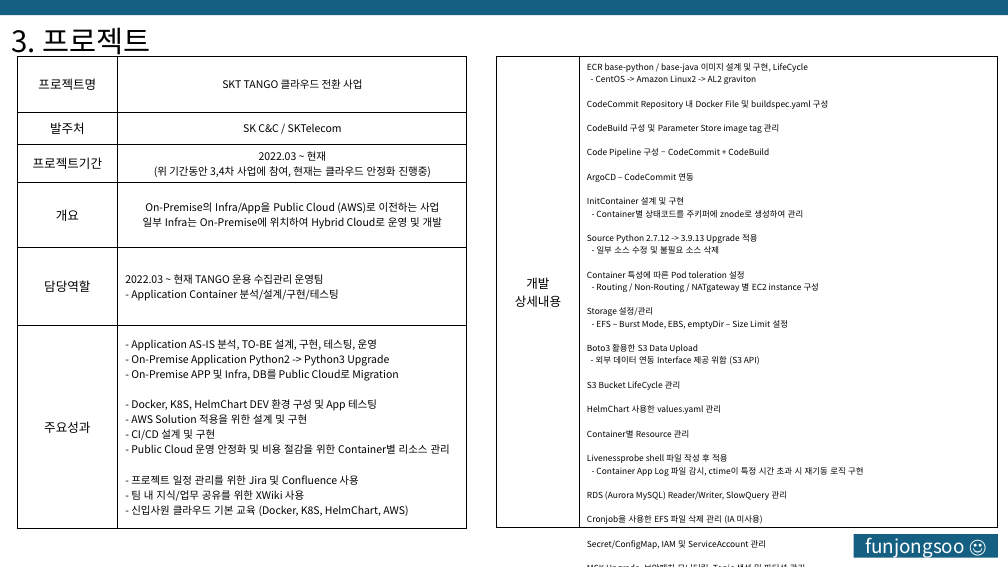
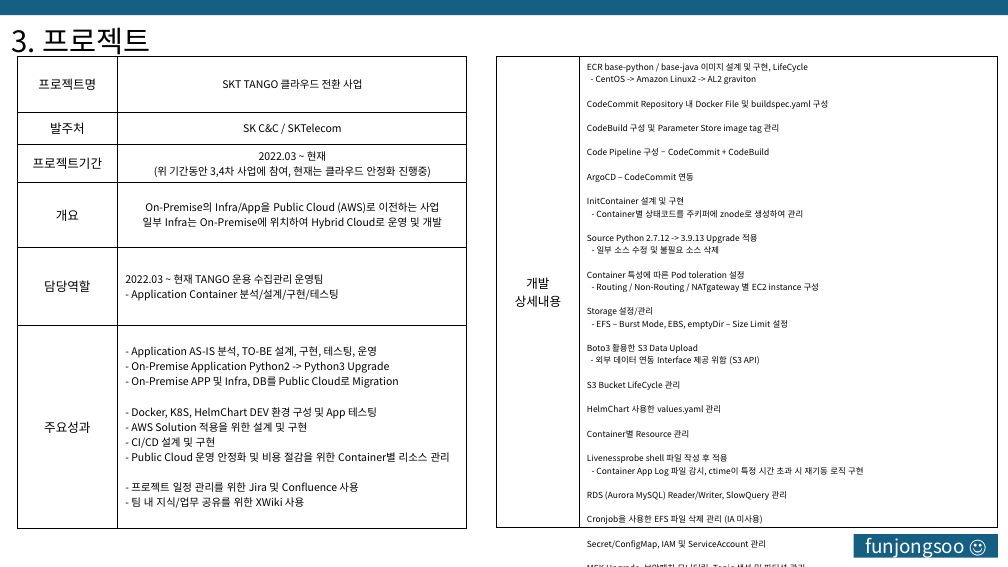
Before and after one commit to only-for-jihye/Repository, a slide deck: slide 6 of 4. Promotion/포트폴리오.pptx. Drawn at 1008x567 pixels with LibreOffice and Linux fonts; fonts in the diff are those of the drawing. Boxes give left, top, right and bottom in pixels: in the first picture for what was removed or moved away, otherwise in the second. Text is boxed around its words. In the diff, an @@ line names an element or a change of style, - is before the commit and + after.

```diff
--- a/4. Promotion/포트폴리오.pptx
+++ b/4. Promotion/포트폴리오.pptx
@@ table at <box>17,57,467,528</box> @@
-row 6, column 2: - Application AS-IS 분석, TO-BE 설계, 구현, 테스팅, 운영 / - On-Premise Application Python2 -> Python3 Upgrade / - On-Premise APP 및 Infra, DB를 Public Cloud로 Migration / - Docker, K8S, HelmChart DEV 환경 구성 및 App 테스팅 / - AWS Solution 적용을 위한 설계 및 구현 / - CI/CD 설계 및 구현 / - Public Cloud 운영 안정화 및 비용 절감을 위한 Container별 리소스 관리 / - 프로젝트 일정 관리를 위한 Jira 및 Confluence 사용 / - 팀 내 지식/업무 공유를 위한 XWiki 사용 / - 신입사원 클라우드 기본 교육 (Docker, K8S, HelmChart, AWS)
+row 6, column 2: - Application AS-IS 분석, TO-BE 설계, 구현, 테스팅, 운영 / - On-Premise Application Python2 -> Python3 Upgrade / - On-Premise APP 및 Infra, DB를 Public Cloud로 Migration / - Docker, K8S, HelmChart DEV 환경 구성 및 App 테스팅 / - AWS Solution 적용을 위한 설계 및 구현 / - CI/CD 설계 및 구현 / - Public Cloud 운영 안정화 및 비용 절감을 위한 Container별 리소스 관리 / - 프로젝트 일정 관리를 위한 Jira 및 Confluence 사용 / - 팀 내 지식/업무 공유를 위한 XWiki 사용
```
Also in this commit, not shown: 2 other slides changed, 9 other files.
